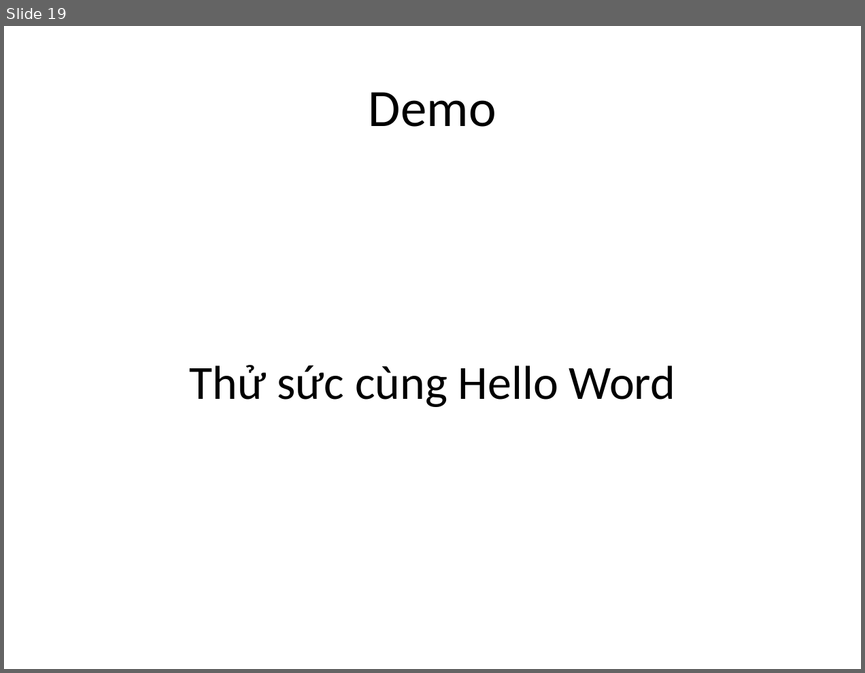
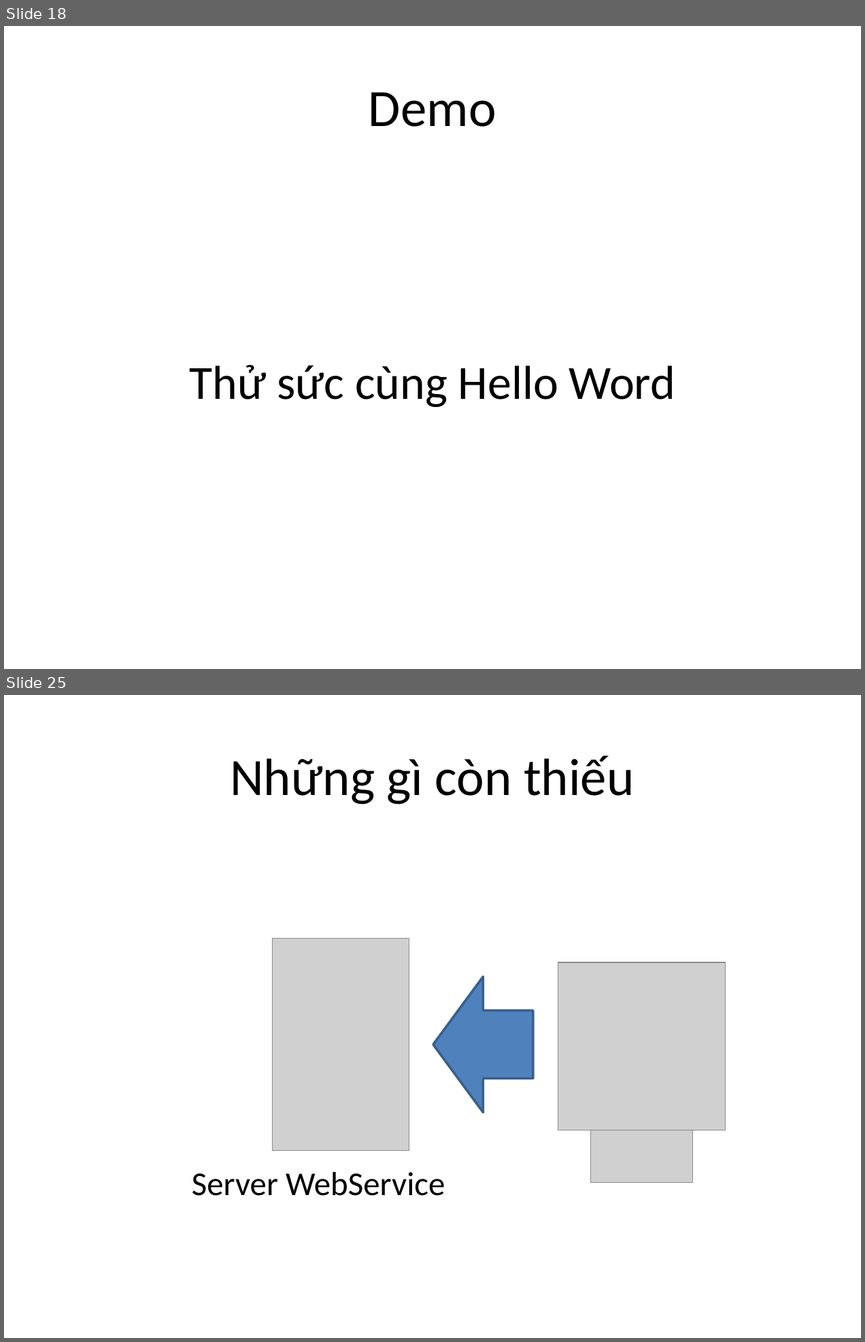
Before and after one commit to phithanh97cs/T3H, a slide deck: Other/Free/Làm web thật đơn giản với Web Service và Spring.pptx. Shown one above the other, each under a label of ours: slide 19 before the commit, slides 18 and 25 after it; the slides between them are not shown. The pictures are 865x673 and 865x1342 pixels, drawn with LibreOffice and Linux fonts; fonts in the diff are those of the drawing; grey boxes stand for pictures. Boxes give left, top, right and bottom in pixels: in the first picture for what was removed or moved away, otherwise in the second. Text is boxed around its words. In the diff, an @@ line names an element or a change of style, - is before the commit and + after.

Commit message:
add service

```diff
--- a/Other/Free/Làm web thật đơn giản với Web Service và Spring.pptx
+++ b/Other/Free/Làm web thật đơn giản với Web Service và Spring.pptx
@@ slide 25 added at (4,695,861,1338), background #FFFFFF @@
@@ title added at (230,756,634,804), 44 pt, text #000000 @@
+Những gì còn thiếu
@@ picture added at (272,938,409,1151) @@
@@ left arrow added at (433,976,534,1111), fill #4F81BD, outline #3A5F8C 2 pt @@
@@ picture added at (558,962,725,1130) @@
@@ picture added at (590,1130,692,1182) @@
@@ text added at (192,1172,445,1195), 28 pt, text #000000 @@
+Server WebService
@@ what was slide 19 is now slide 18 @@
```
Also in this commit, not shown: 3 slides changed, 5 other slides added, 1 slide removed, 1 other file.
